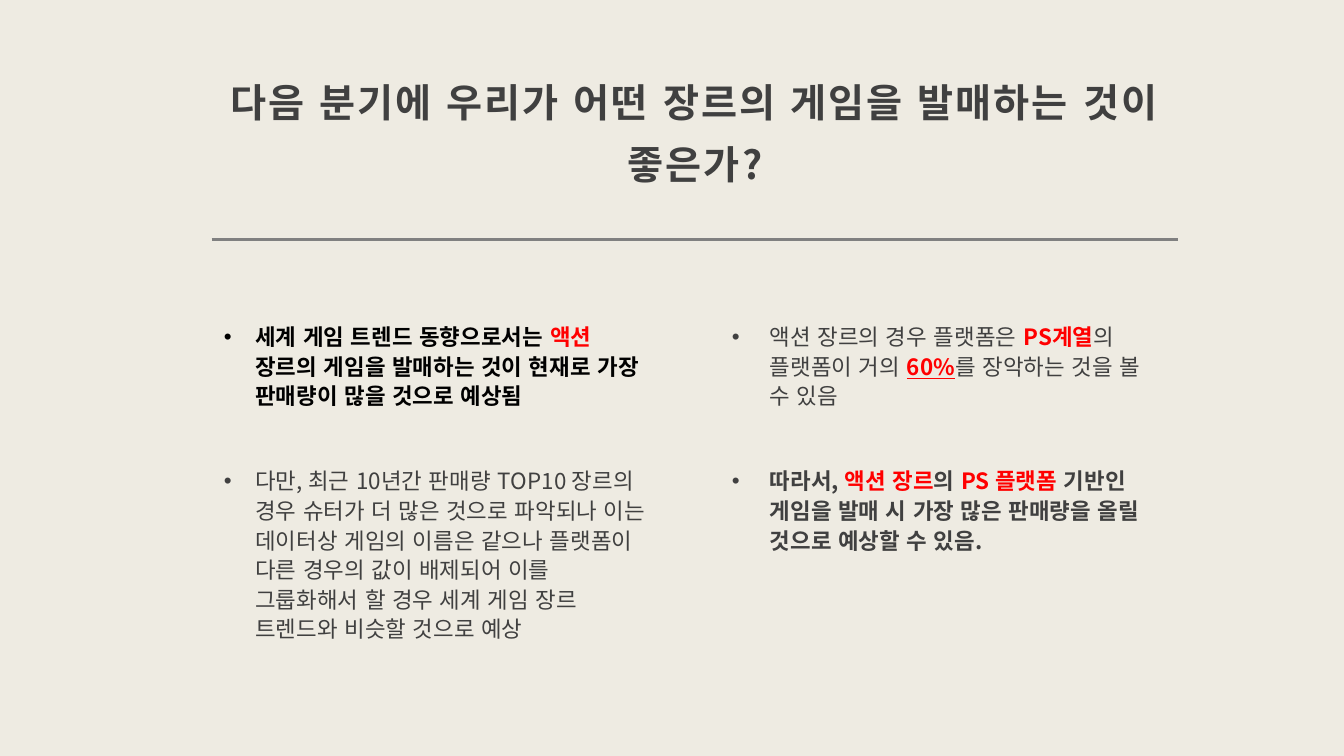
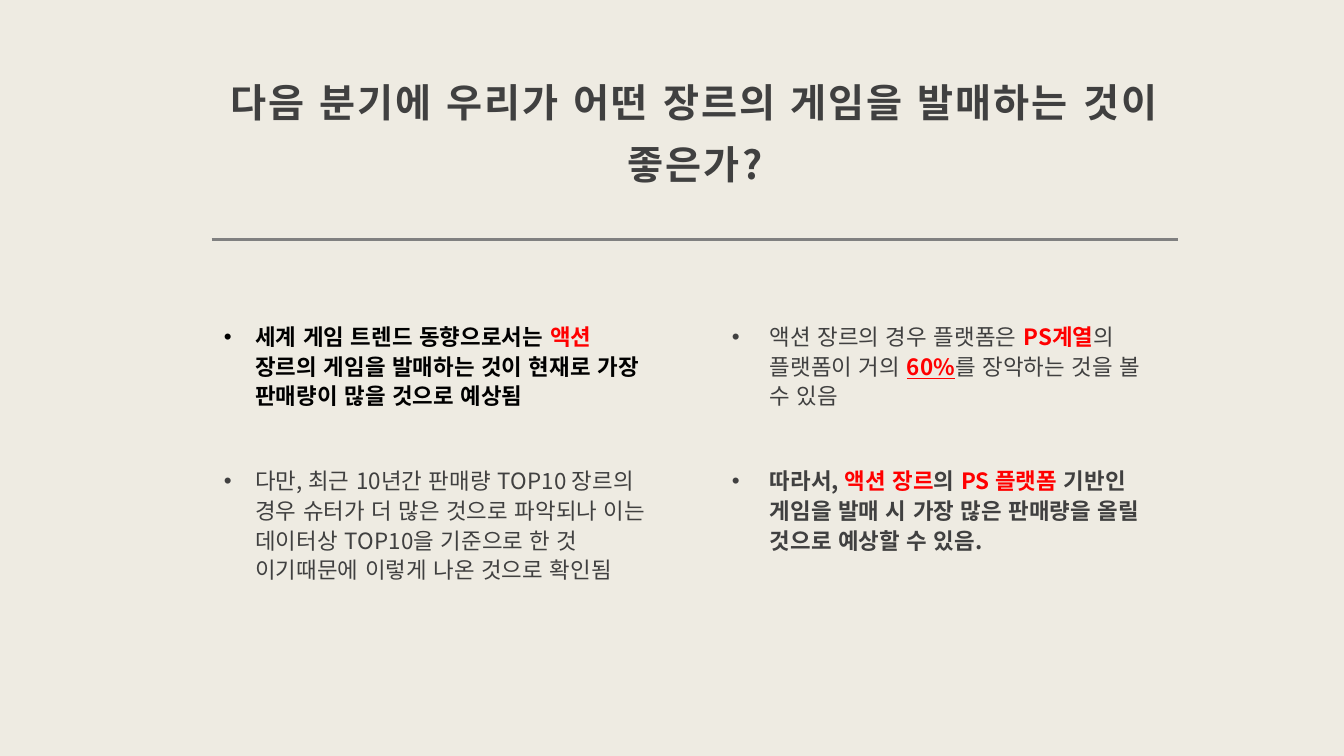
Before and after one commit to woals182/GAME_CONSULTING, a slide deck: slide 32 of AI_13_임재민_Section1_발표자료.pptx. Drawn at 1344x756 pixels with LibreOffice and Linux fonts; fonts in the diff are those of the drawing. Boxes give left, top, right and bottom in pixels: in the first picture for what was removed or moved away, otherwise in the second. Text is boxed around its words. In the diff, an @@ line names an element or a change of style, - is before the commit and + after.

```diff
--- a/AI_13_임재민_Section1_발표자료.pptx
+++ b/AI_13_임재민_Section1_발표자료.pptx
@@ text at (255, 470, 645, 580): text changed @@
-• 다만, 최근 10년간 판매량 TOP10 장르의 경우 슈터가 더 많은 것으로 파악되나 이는 데이터상 게임의 이름은 같으나 플랫폼이 다른 경우의 값이 배제되어 이를 그룹화해서 할 경우 세계 게임 장르 트렌드와 비슷할 것으로 예상
+• 다만, 최근 10년간 판매량 TOP10 장르의 경우 슈터가 더 많은 것으로 파악되나 이는 데이터상 TOP10을 기준으로 한 것 이기때문에 이렇게 나온 것으로 확인됨
```
